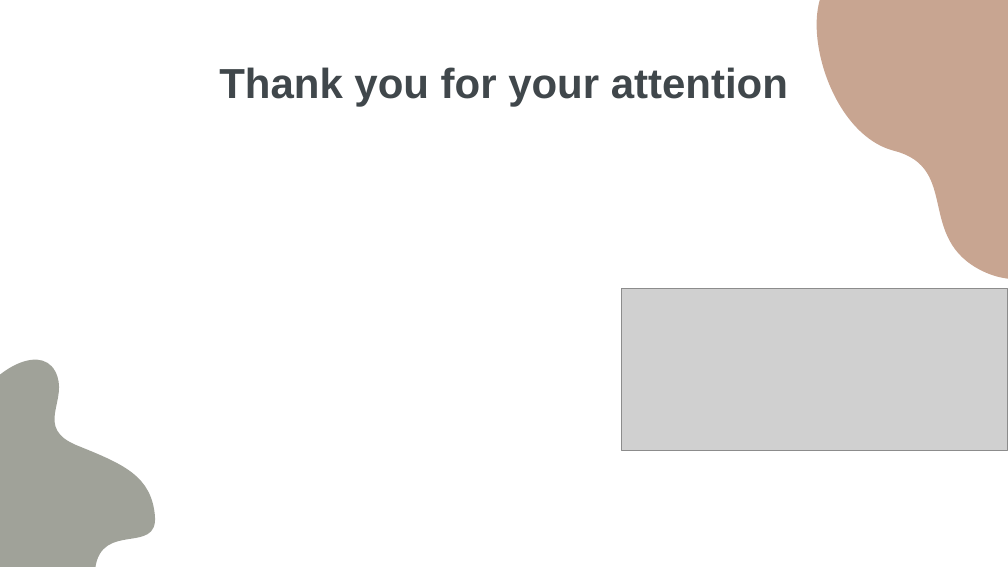
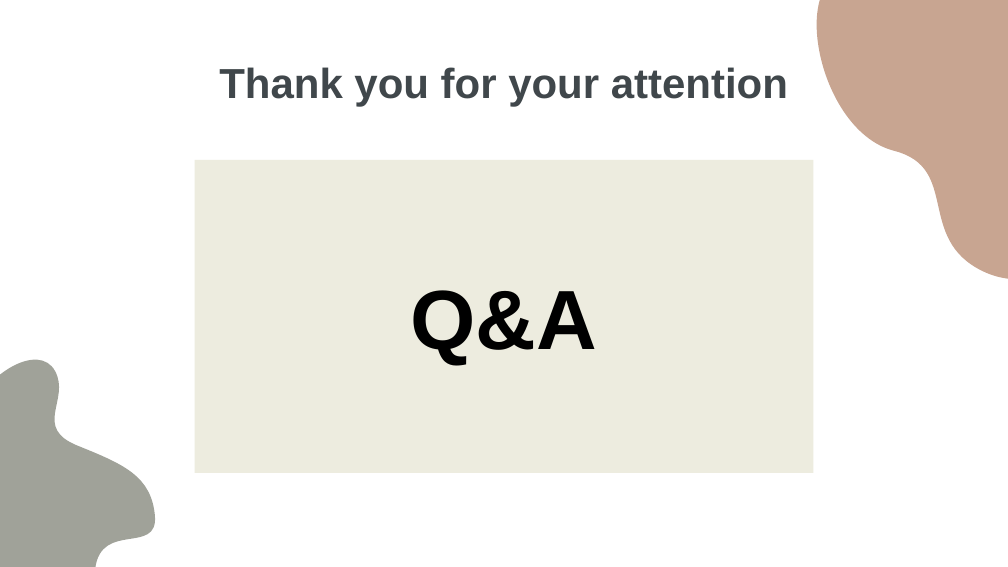
Before and after one commit to Khoa100500/WebApplicationProject-BugTracker, a slide deck: slide 25 of Report + Presentation/Group 5 Presentation.pptx. Drawn at 1008x567 pixels with LibreOffice and Linux fonts; fonts in the diff are those of the drawing; grey boxes stand for pictures. Boxes give left, top, right and bottom in pixels: in the first picture for what was removed or moved away, otherwise in the second. Text is boxed around its words. In the diff, an @@ line names an element or a change of style, - is before the commit and + after.

```diff
--- a/Report + Presentation/Group 5 Presentation.pptx
+++ b/Report + Presentation/Group 5 Presentation.pptx
@@ rectangle added at bbox=[195, 160, 813, 473], fill #EDECDF, 60 pt, text #000000, bold @@
+Q&A
@@ picture removed at bbox=[622, 288, 1008, 451] @@
```
Also in this commit, not shown: 5 other slides changed, 1 slide added, 2 slides removed.
